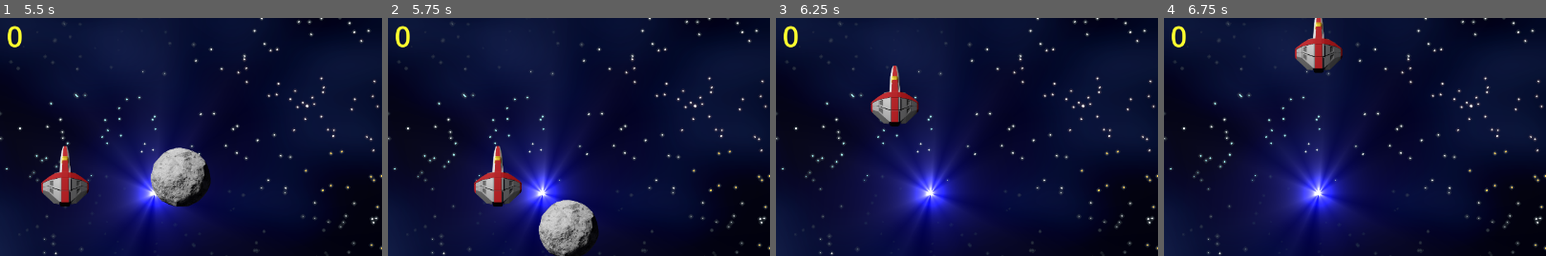
Above: before the commit, frames 1-4 (left to right).
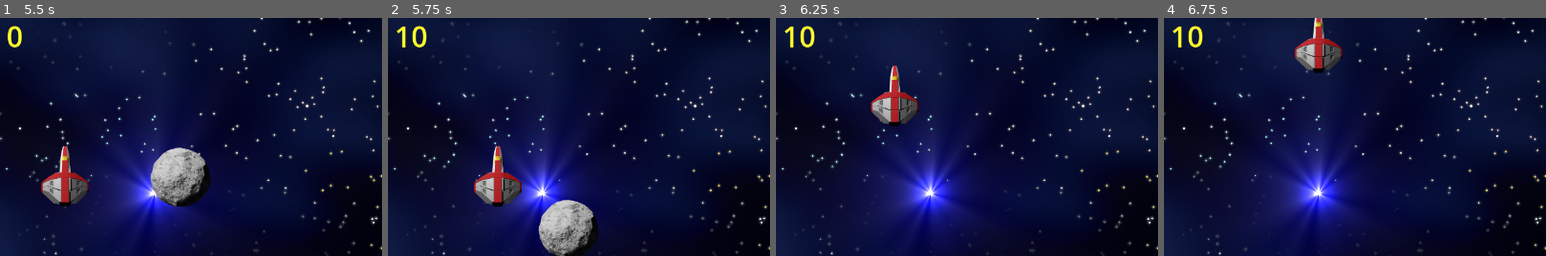
Above: after the commit, the same moments.

Repository: radioation/Godot_Rocks
Game: Godot game, scene res://Scenes/Main/main.tscn
Two runs of this game, one before a commit and one after it. Both use one fixed random seed, a clock stepped at 60 frames per second and the inputs below.
Inputs:
- Up to frame 1 (5.5 s): click "Start" at 0.5 s; tap Enter at 1.25 s; hold Up (ui_up) 1.28-2.78 s; hold Left (ui_left) 2.78-4.28 s; hold Down (ui_down) 4.28-5.03 s; hold Right (ui_right) from 5.03 s (still down)
- Up to frame 2 (5.75 s): keep holding Right (ui_right)
- Up to frame 3 (6.25 s): release Right (ui_right) at 5.78 s; hold Up (ui_up) from 5.78 s (still down)
- Up to frame 4 (6.75 s): release Up (ui_up) at 6.53 s; hold Right (ui_right) from 6.53 s (still down)
The pictures show only the part of the screen within x 17-67%, y 7-57%; the shares and areas given below are measured in that part.

Frame 1 is identical in both runs. In frame 2, 0.5% of the frame differs, in the area x 2-11%, y 3-13%; in frame 3, 0.5%; in frame 4, 0.5%.

Commit message:
working on UI

Diff:
--- a/CrashBoom01/Scenes/Main/main.gd
+++ b/CrashBoom01/Scenes/Main/main.gd
@@ -37,6 +37,7 @@
 	explo.position = $Player.position
 	add_child(explo)
 	$ExplosionSound.play()
+	print("BOOM!!")
 	$Player.hide()
 	$ScoreTimer.stop()
 	$WaitTimer.start()  # small pause after hit
@@ -85,6 +86,8 @@
 func _on_score_timer_timeout() -> void:
 	score += 10
 	print("Score: " + str(score))
+	$HUD.update_score(score)
+
 
 
 
